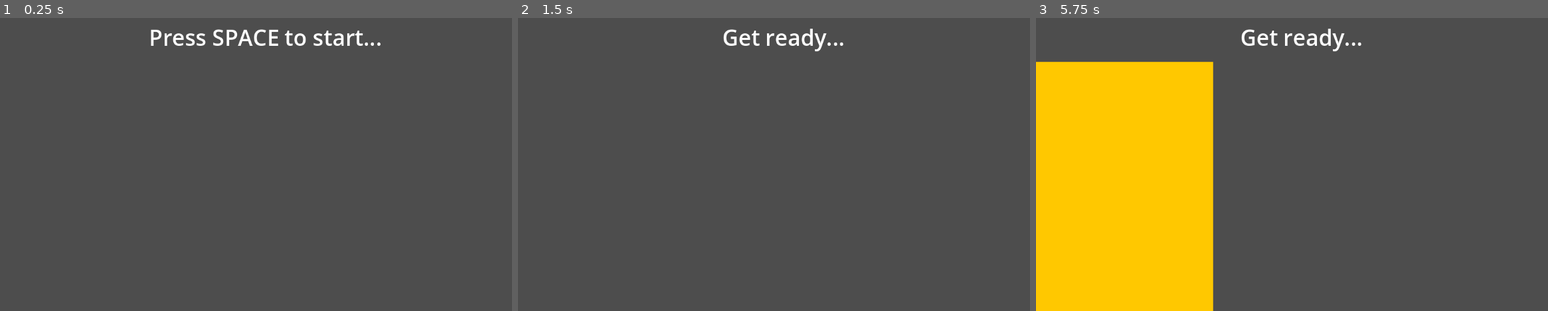
Above: before the commit, frames 1-3 (left to right).
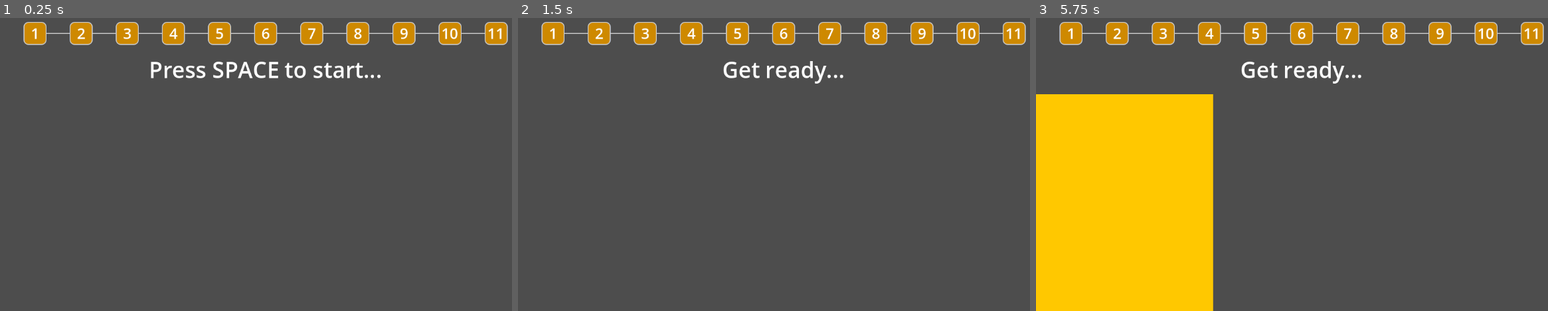
Above: after the commit, the same moments.

Repository: phrasmotica/workout-companion
Game: Godot game, scene res://scenes/app.tscn
Same seed, same stepped clock (60 frames per second), same inputs: the game is played once before the commit and once after it.
Inputs:
- Up to frame 1 (0.25 s): no input
- Up to frame 2 (1.5 s): tap Space at 0.5 s; tap Enter (ui_accept) at 0.77, 1.25 s
- Up to frame 3 (5.75 s): tap Enter (ui_accept) at 1.52, 2, 2.75, 3.02, 3.5, 3.77, 4.25, 4.52 s

The runs differ from the first frame. In frame 1, 5.4% of the frame differs, in the area x 4-100%, y 1-21%; in frame 2, 4.7%; in frame 3, 8.6%, in the area x 0-100%, y 1-27%.

Commit message:
Keep set counter visible at all times

Diff:
--- a/scenes/app.tscn
+++ b/scenes/app.tscn
@@ -34,7 +34,6 @@
 theme_override_constants/separation = 20
 
 [node name="SetCounter" parent="MarginContainer/VBoxContainer" instance=ExtResource("6_jv7dx")]
-visible = false
 layout_mode = 2
 alignment = 1
 step_count = 11
--- a/scripts/app.gd
+++ b/scripts/app.gd
@@ -88,7 +88,6 @@
 		rep_counter.stop()
 
 	if set_counter:
-		set_counter.show()
 		set_counter.inc()
 
 func pause() -> void:
@@ -126,7 +125,6 @@
 		rep_counter.stop()
 
 	if set_counter:
-		set_counter.hide()
 		set_counter.stop()
 
 func _on_flasher_flashed() -> void:
